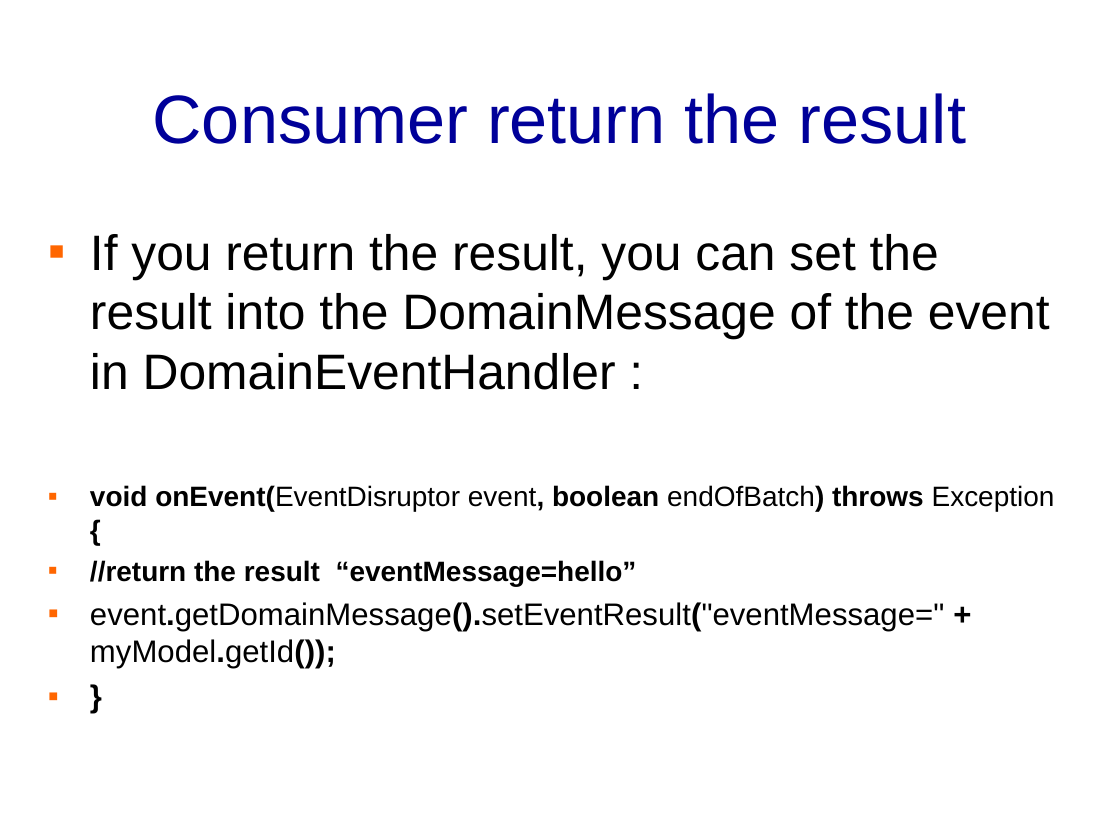
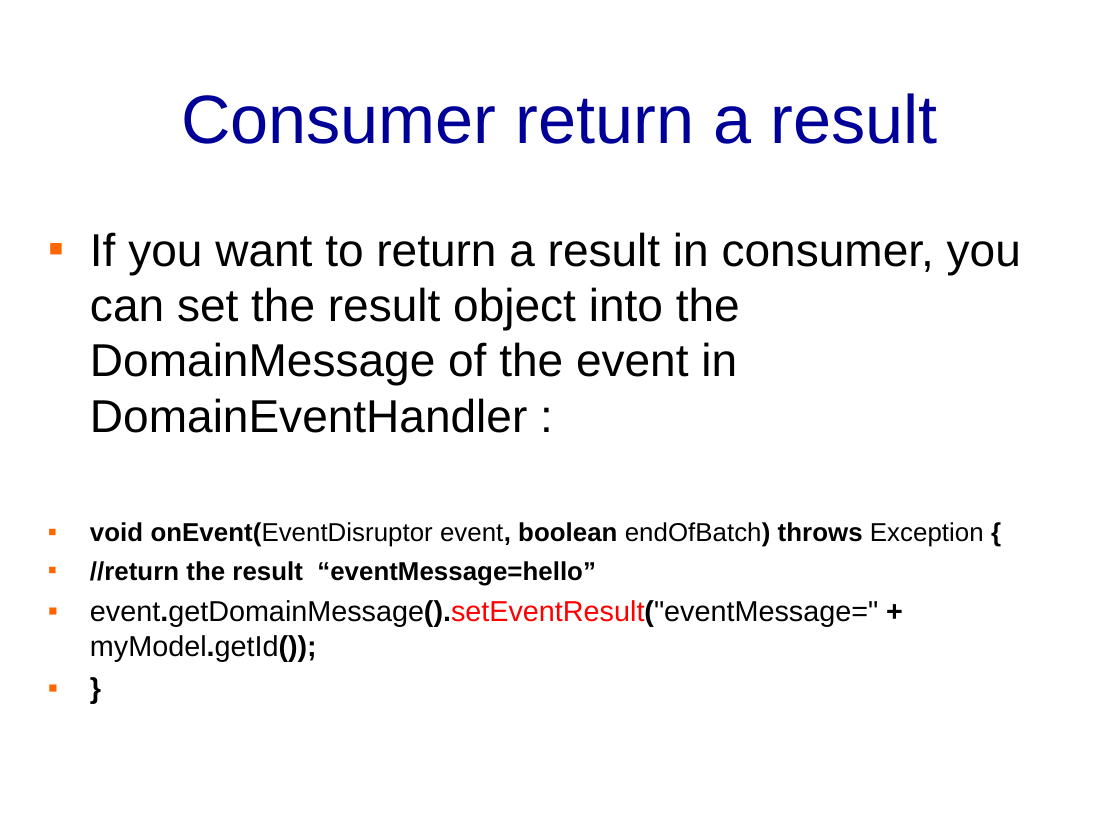
Before and after one commit to banq/jdonframework, a slide deck: slide 26 of doc/english/JdonFramework.ppt (slide 23 before the commit). Drawn at 1120x840 pixels with LibreOffice and Linux fonts; fonts in the diff are those of the drawing; background and template pictures are left out. Boxes give left, top, right and bottom in pixels: in the first picture for what was removed or moved away, otherwise in the second. Text is boxed around its words. In the diff, an @@ line names an element or a change of style, - is before the commit and + after.

```diff
--- a/doc/english/JdonFramework.ppt
+++ b/doc/english/JdonFramework.ppt
@@ title at box(181, 93, 937, 144): text changed @@
-Consumer return the result
+Consumer return a result
@@ text at box(90, 232, 1021, 433): text changed; size 32 to 29.6 pt @@
-▪ If you return the result, you can set the result into the DomainMessage of the event in DomainEventHandler :
+▪ If you want to return a result in consumer, you can set the result object into the DomainMessage of the event in DomainEventHandler :
@@ text at box(90, 522, 984, 661): size 18 to 16.6 pt in "void onEvent(EventDisruptor event, boolean endOfBatch) throw ...", "//return the result “eventMessage=hello”"; size 20 to 18.5 pt in "event.getDomainMessage().setEventResult("eventMessage=" + my ...", "}"; text colour #000000 to #FF0000 in "event.getDomainMessage().setEventResult("eventMessage="" @@
```
Also in this commit, not shown: 22 other slides changed, 8 slides added, 17 slides removed, 2 other files.
